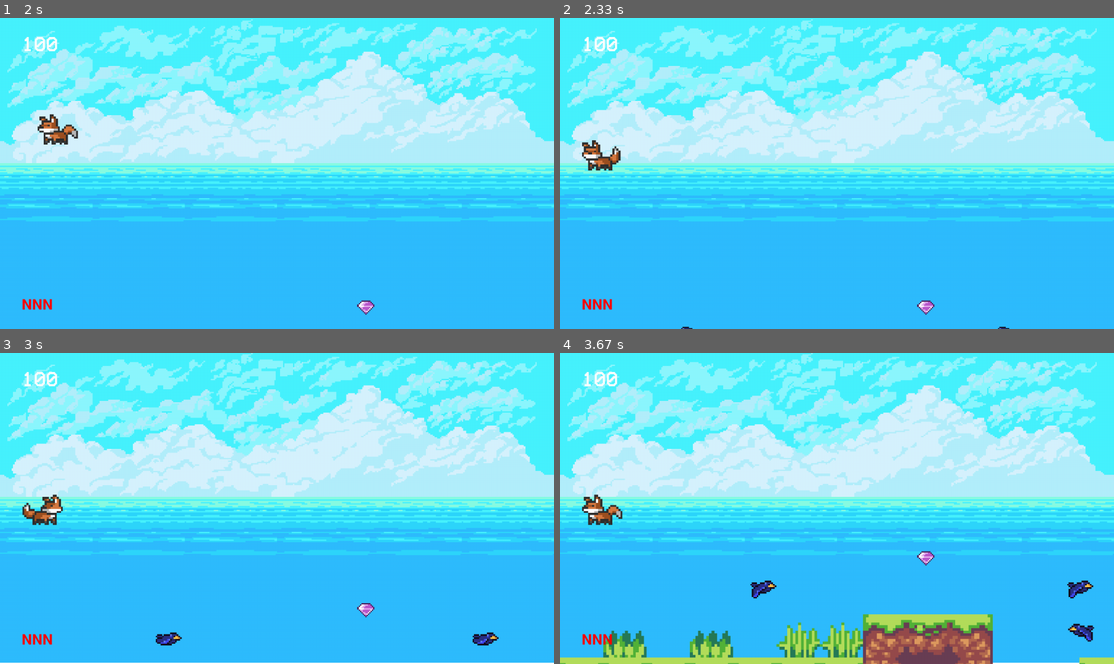
Above: before the commit, frames 1-4 (two rows, left to right).
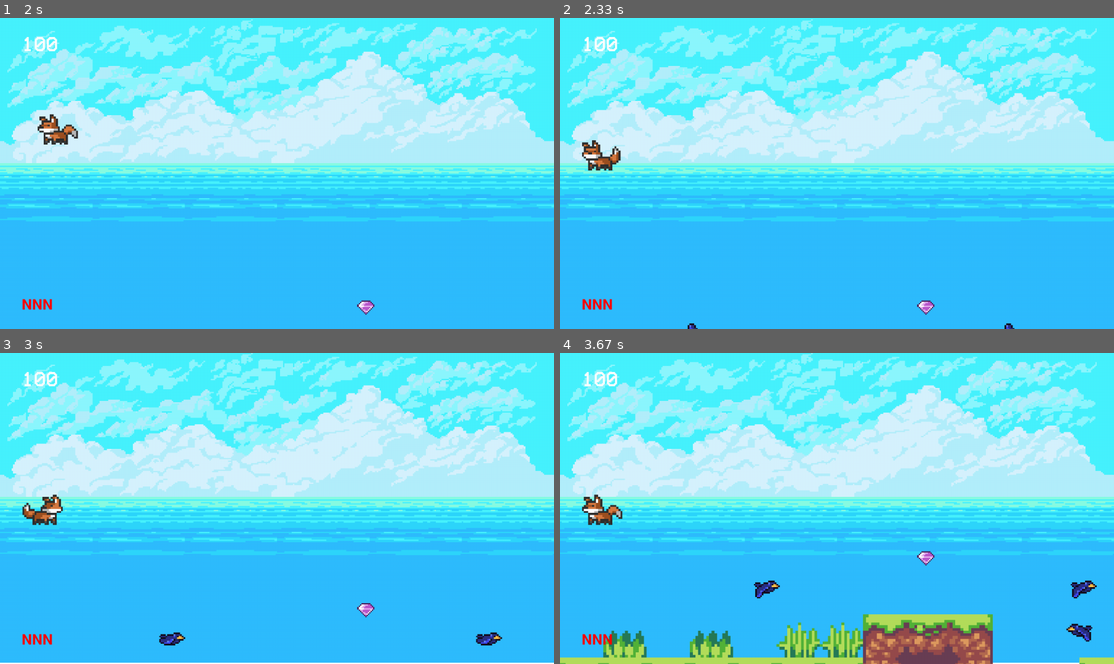
Above: after the commit, the same moments.

Repository: felbk/MinerFox---Pygame
Game: pygame game, started from setup.py
Same seed, same stepped clock (60 frames per second), same inputs: the game is played once before the commit and once after it.
Inputs:
- Up to frame 1 (2 s): tap Keypad Enter at 0.33 s; hold D 0.67-1.13 s; hold D 1.17-1.63 s; hold A from 1.67 s (still down)
- Up to frame 2 (2.33 s): release A at 2.2 s; hold A from 2.23 s (still down)
- Up to frame 3 (3 s): release A at 2.63 s; hold D from 2.67 s (still down)
- Up to frame 4 (3.67 s): release D at 3.3 s; hold A from 3.33 s (still down)

Frame 1 is identical in both runs. In frame 2, less than 0.1% of the frame differs, in the area x 21-83%, y 98-100%; in frame 3, 0.3%; in frame 4, 0.5%, in the area x 34-97%, y 73-93%.

Commit message:
resolvi problema das layers

Diff:
--- a/Fase1.py
+++ b/Fase1.py
@@ -4,11 +4,6 @@
 
 def Fase_1(tela):
     from Config import WIDTH, HEIGHT , FPS
-
-    fase1 = Fase(tela,(4000,1000)) #Cria fase
-
-
-    Diamante((825,650))
 
 #Cria os blocos do chão
     matmapa =[[0]*40]*10
@@ -17,7 +12,12 @@
     matmapa[7] = [0]*5 +["ave"]+[0]*6 +["ave"] + [14,15,15,15,1]
     matmapa[8] = [0,12,0,12,0,13,13] + [2,3,4] + ["ave",0,0,0,0,"ave",0,0,0,"ave" ,0 ,0 ,0 ,"ave"]
     matmapa[9] = [3]*7 + [6,7,8] + [0]*2+ [3]*20
-    posiciona_itens_mapa(matmapa,(100,100))
+
+    fase1 = Fase(tela,(4000,1000),matmapa) #Cria fase
+
+
+    Diamante((825,650))
+
 
     while fase1.play:
         fase1.update() # Atualiza fase
@@ -26,6 +26,7 @@
             fase1.play = False
             fase1.state = 0
     elementos.empty()
+
     return {"state": fase1.state , "fase": 1}
 
 
@@ -39,10 +40,3 @@
 
 
 #carregando sons do jogo
-pygame.mixer.music.load("songs\som__de_fundo.wav")
-pygame.mixer.music.set_volume(0.4)
-coleta_diamantes = pygame.mixer.Sound('songs\coleta_diamantes.mp3')
-game_over_cacador = pygame.mixer.Sound('songs\game_over_cacador.wav')
-game_over_jogo = pygame.mixer.Sound("songs\game_over.mp3")
-som_aguia = pygame.mixer.Sound('songs\som_aguia.mp3')
-som_cacador = pygame.mixer.Sound('songs\som_cacador.mp3')
--- a/sprites.py
+++ b/sprites.py
@@ -11,14 +11,15 @@
 RUN = 1
 JUMP = 2
 
+
 elementos = pygame.sprite.Group()
 allgnds = pygame.sprite.Group()
 hud = pygame.sprite.Group()
 allcoliders = pygame.sprite.Group()
 all_diamantes = pygame.sprite.Group()
 aves = pygame.sprite.Group()
-personagens = pygame.sprite.Group()
-itensmapa = pygame.sprite.Group()
+
+
 
 def posiciona_itens_mapa(matriz_mapa,tamanho):
     for linha in range(len(matriz_mapa)):
@@ -39,8 +40,9 @@
     return
 
 class Fase ():
-    def __init__(self,tela,tamanho_mapa= tuple):
+    def __init__(self,tela,tamanho_mapa= tuple,matmapa="matriz"):
         self.mapa = pygame.Surface(tamanho_mapa)
+        posiciona_itens_mapa(matmapa,(100,100))
         self.player = Player((150,150),(10,0))
         self.play = True
         self.vel = 2
@@ -51,6 +53,8 @@
         self.bg = pygame.transform.scale(self.bg,(self.tela.get_size()))
         self.pos_cam = (0,0)
         self.state = 1
+
+
     def analisa_colisoes(self):
         for ave in pygame.sprite.spritecollide(self.player,aves,True, pygame.sprite.collide_mask):
             if pygame.sprite.collide_mask(self.player,ave):
@@ -150,9 +154,9 @@
        #Exibe background
         pygame.Surface.blit(self.mapa,self.bg,(self.pos_cam[0],self.pos_cam[1]))
 
-        itensmapa.draw(self.mapa) #desenha todos os elementos do mapa
-        all_diamantes.draw(self.mapa)
-        personagens.draw(self.mapa) #redesenha personagens para sobrepor o cenário
+
+        elementos.draw(self.mapa)
+
         hud.draw(self.tela) #desenha o hud
         self.camera_movimenta()
         self.tela.blit(self.player.txt_live,(50,0.9*HEIGHT))
@@ -175,7 +179,7 @@
         if not fisica == False:
             self.add(allgnds)
         self.add(elementos)
-        self.add(itensmapa)
+
 
         return
 
@@ -203,7 +207,7 @@
         self.Fall = True
         self.flip= False
         self.add(elementos)
-        self.add(personagens)
+
 
 
 
